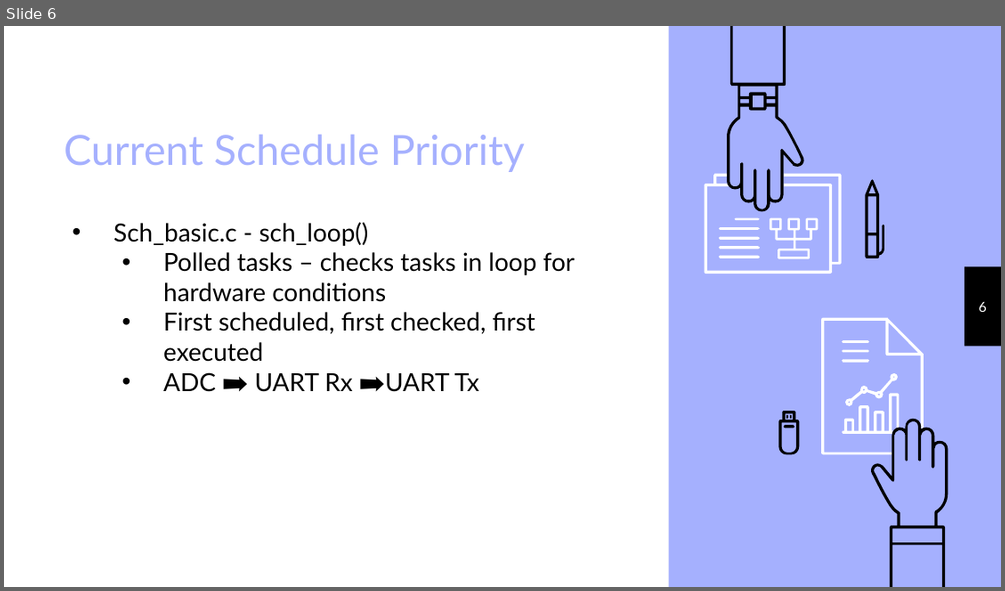
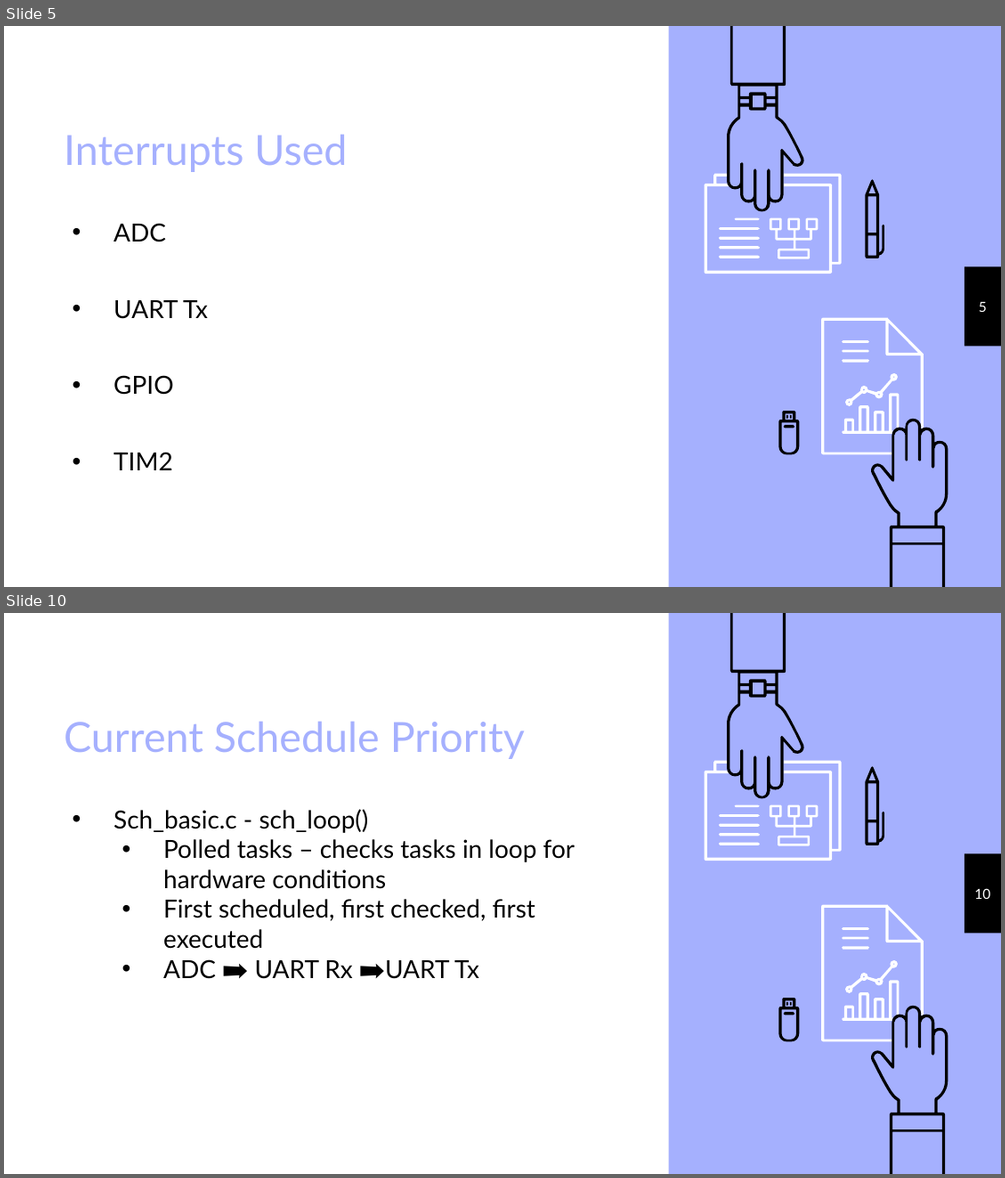
Before and after one commit to outlawkylie/CpE5170, a slide deck: 2.24.21 Lab 1 Update.pptx. Shown one above the other, each under a label of ours: slide 6 before the commit, slides 5 and 10 after it; the slides between them are not shown. The pictures are 1005x591 and 1005x1178 pixels, drawn with LibreOffice and Linux fonts; fonts in the diff are those of the drawing. Boxes give left, top, right and bottom in pixels: in the first picture for what was removed or moved away, otherwise in the second. Text is boxed around its words. In the diff, an @@ line names an element or a change of style, - is before the commit and + after.

```diff
--- a/2.24.21 Lab 1 Update.pptx
+++ b/2.24.21 Lab 1 Update.pptx
@@ slide 5 added at [4,26,1001,587], background #A5B0FE; not listed: 22 template elements that a slide beside it also shows @@
@@ title added at [64,135,347,172], 30 pt, text #A5B0FE @@
+Interrupts Used
@@ text added at [113,223,208,470], 18 pt, text #000000 @@
+• ADC
+• UART Tx
+• GPIO
+• TIM2
@@ page number added at [979,302,987,312], 10 pt, text #FFFFFF @@
+5
@@ what was slide 6 is now slide 10 @@
@@ page number at [974,888,990,899]: text changed @@
-6
+10
```
Also in this commit, not shown: 4 slides changed, 4 other slides added, 1 slide removed, 1 other file.
